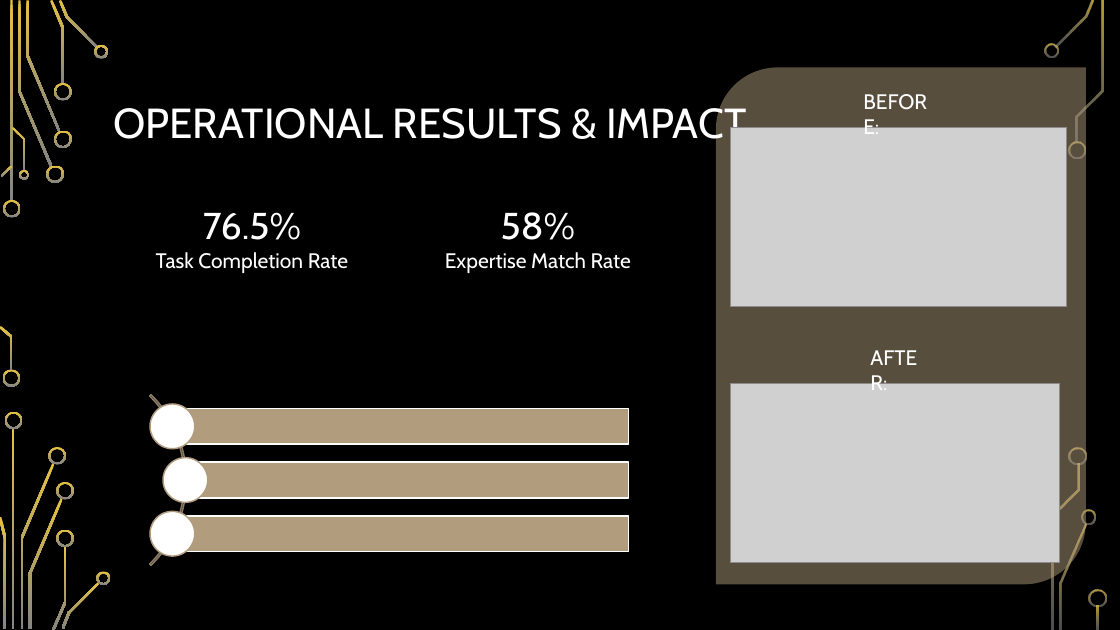
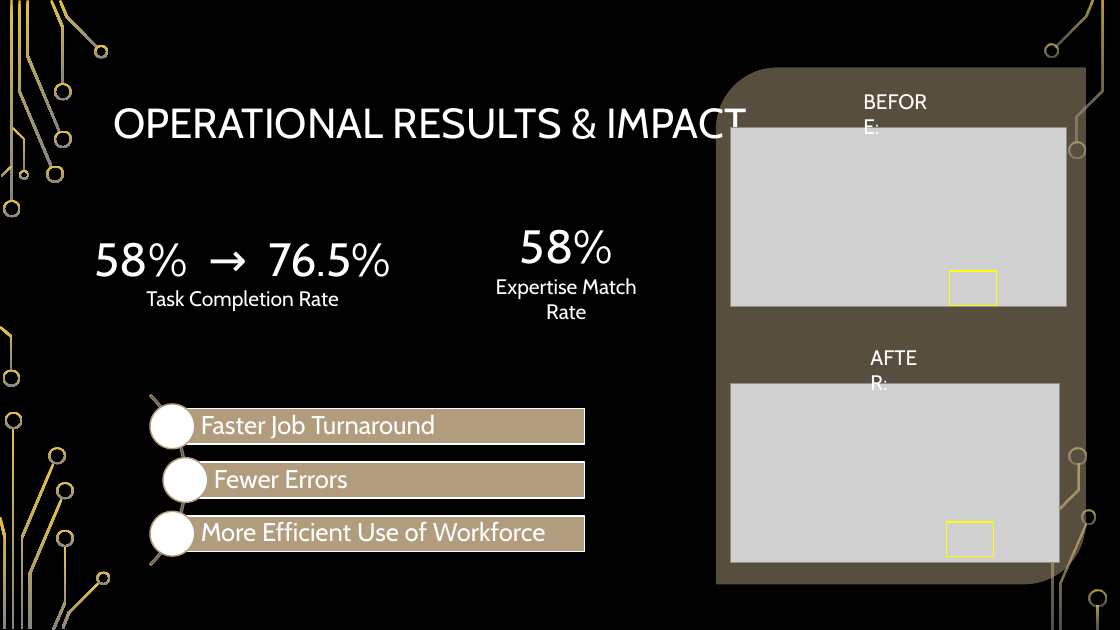
Before and after one commit to suebyeon/Capstone, a slide deck: slide 10 of Final Presentation.pptx (slide 11 before the commit). Drawn at 1120x630 pixels with LibreOffice and Linux fonts; fonts in the diff are those of the drawing; grey boxes stand for pictures; background and template pictures are left out. Boxes give left, top, right and bottom in pixels: in the first picture for what was removed or moved away, otherwise in the second. Text is boxed around its words. In the diff, an @@ line names an element or a change of style, - is before the commit and + after.

```diff
--- a/Final Presentation.pptx
+++ b/Final Presentation.pptx
@@ text "58% → 76.5%" moved from (x1=156, y1=212, x2=348, y2=273) to (x1=94, y1=242, x2=391, y2=311) @@
@@ text "58%" moved from (x1=445, y1=212, x2=631, y2=273) to (x1=496, y1=229, x2=637, y2=320) @@
@@ text at (x1=520, y1=229, x2=613, y2=264): size 32 to 40 pt in "58%" @@
@@ text at (x1=94, y1=242, x2=391, y2=277): text changed; size 32 to 40 pt @@
-76.5%
+58% → 76.5%
@@ rectangle added at (x1=949, y1=271, x2=996, y2=306), outline #FFFF00 1.25 pt @@
@@ rectangle resized from (x1=172, y1=408, x2=628, y2=444) to (x1=172, y1=408, x2=585, y2=444) @@
@@ text added at (x1=201, y1=415, x2=435, y2=439), 22 pt, text #FFFFFF @@
+Faster Job Turnaround
@@ rectangle resized from (x1=186, y1=462, x2=628, y2=498) to (x1=186, y1=462, x2=585, y2=498) @@
@@ text added at (x1=214, y1=470, x2=348, y2=488), 22 pt, text #FFFFFF @@
+Fewer Errors
@@ rectangle resized from (x1=172, y1=516, x2=628, y2=552) to (x1=172, y1=516, x2=585, y2=552) @@
@@ text added at (x1=201, y1=522, x2=545, y2=542), 22 pt, text #FFFFFF @@
+More Efficient Use of Workforce
@@ rectangle added at (x1=947, y1=522, x2=994, y2=556), outline #FFFF00 1.25 pt @@
```
Also in this commit, not shown: 4 other slides changed.
